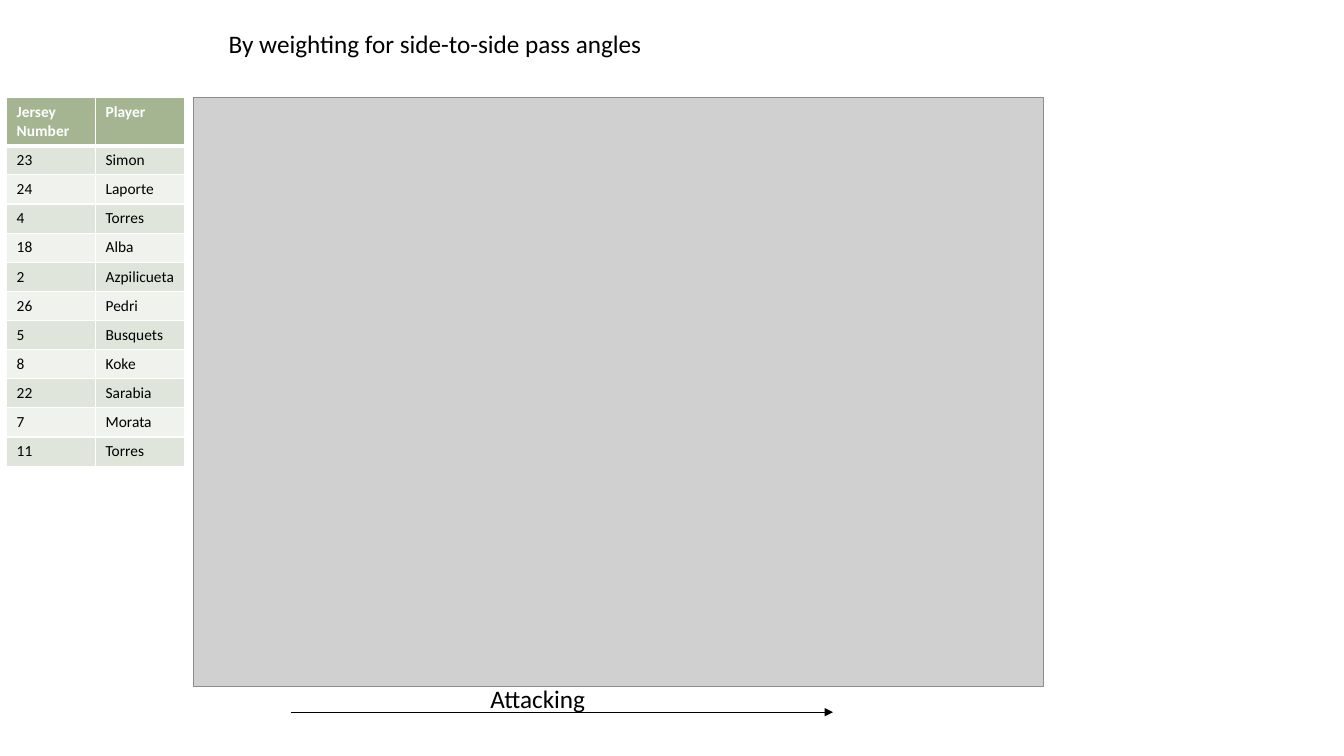
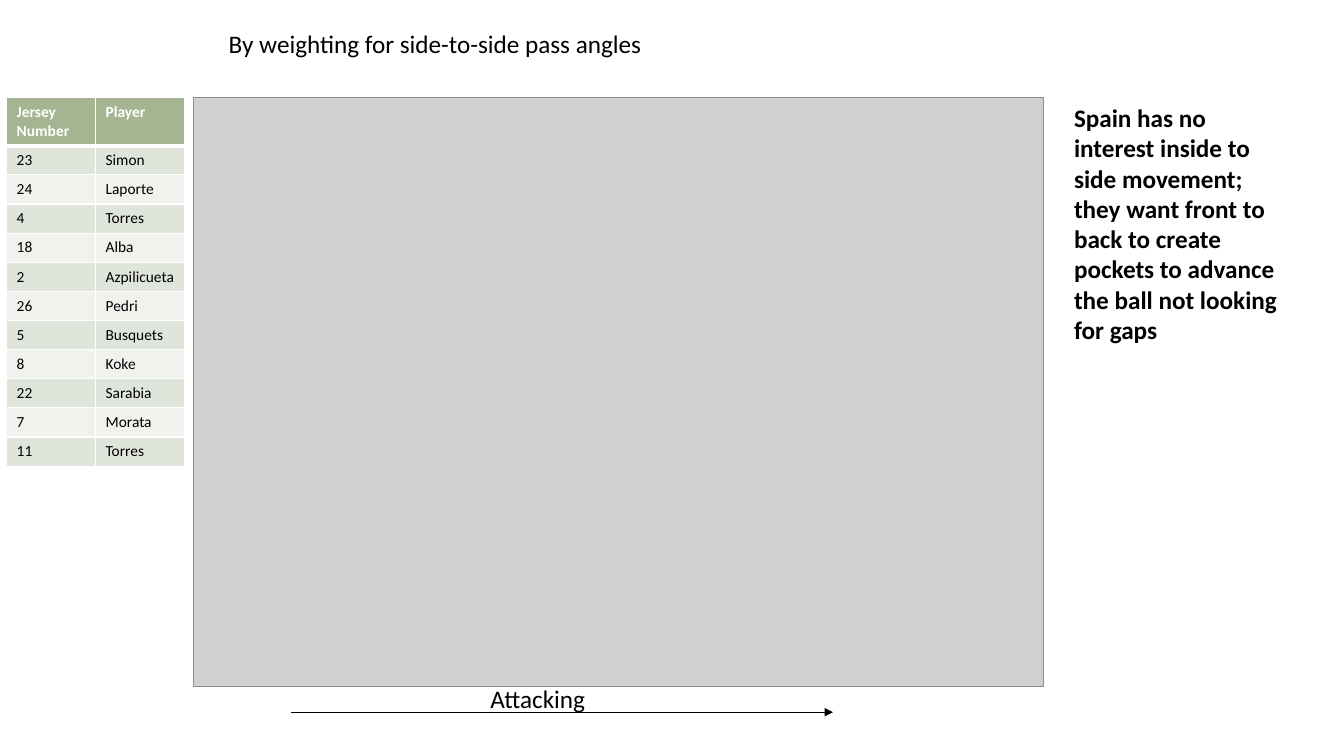
Before and after one commit to SHodapp117/Portfolio-, a slide deck: slide 5 of StatsBomb/Spain _analysis.pptm. Drawn at 1344x756 pixels with LibreOffice and Linux fonts; fonts in the diff are those of the drawing; grey boxes stand for pictures. Boxes give left, top, right and bottom in pixels: in the first picture for what was removed or moved away, otherwise in the second. Text is boxed around its words. In the diff, an @@ line names an element or a change of style, - is before the commit and + after.

```diff
--- a/StatsBomb/Spain _analysis.pptm
+++ b/StatsBomb/Spain _analysis.pptm
@@ text added at (1074, 109, 1277, 344), 18 pt, text #000000, bold @@
+Spain has no interest inside to side movement; they want front to back to create pockets to advance the ball not looking for gaps
```
Also in this commit, not shown: 4 other slides changed.
